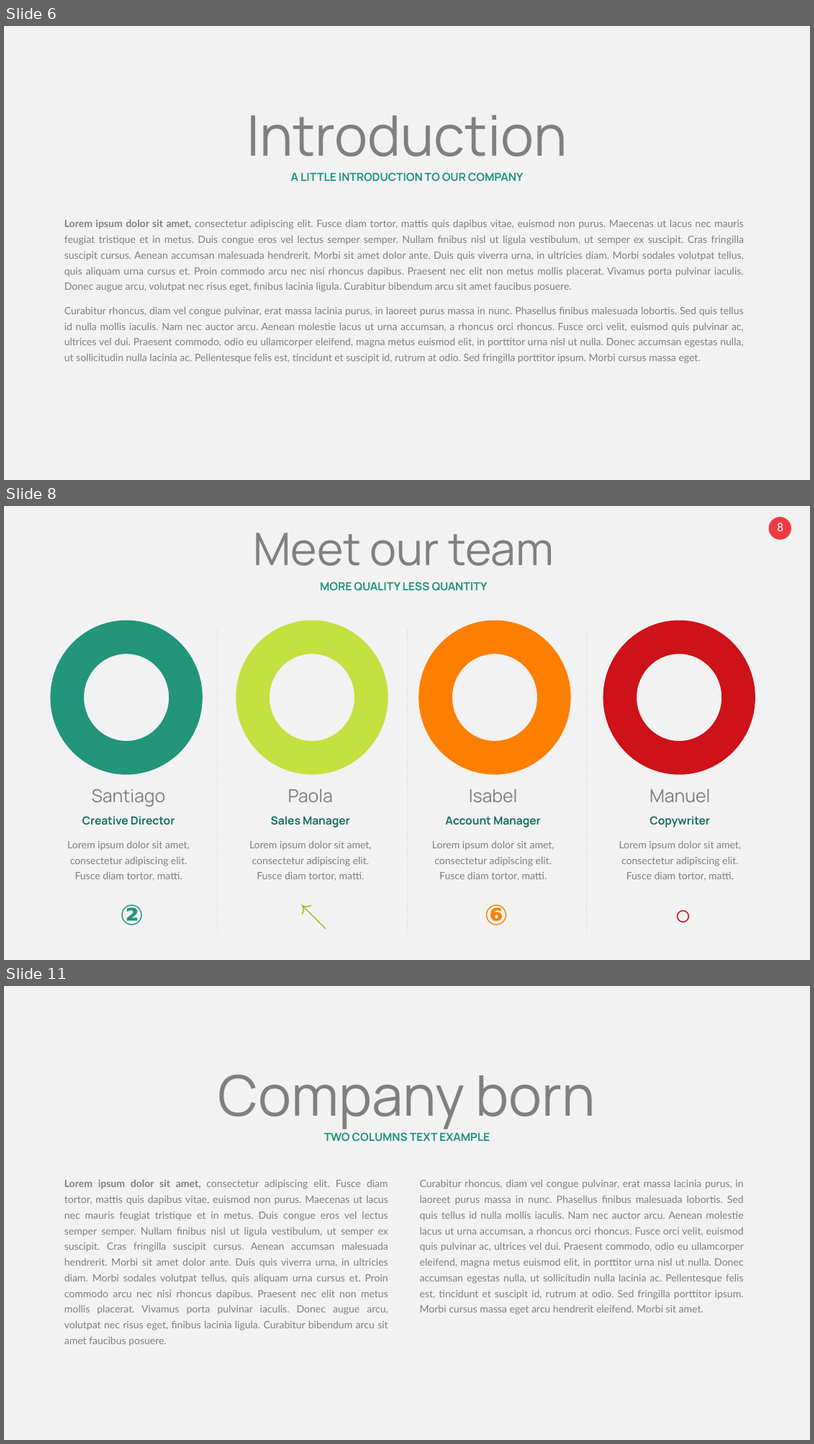
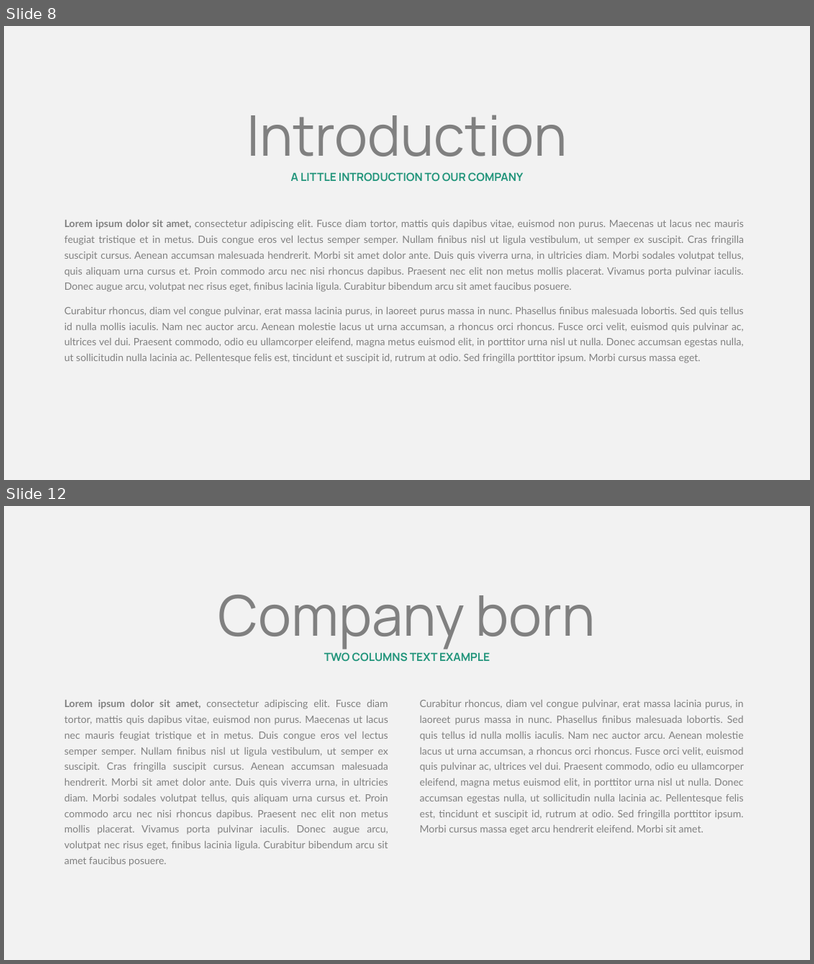
Before and after one commit to vieyrapy/book_minizoo, a slide deck: mzcj_presentacion.pptx. Shown one above the other, each under a label of ours: slides 6, 8 and 11 before the commit, slides 8 and 12 after it; the slides between them are not shown. The pictures are 814x1444 and 814x964 pixels, drawn with LibreOffice and Linux fonts; fonts in the diff are those of the drawing. Boxes give left, top, right and bottom in pixels: in the first picture for what was removed or moved away, otherwise in the second. Text is boxed around its words. In the diff, an @@ line names an element or a change of style, - is before the commit and + after.

```diff
--- a/mzcj_presentacion.pptx
+++ b/mzcj_presentacion.pptx
@@ slide 8 removed at [4,506,810,960], background #F2F2F2 @@
@@ rounded rectangle removed at [769,518,792,540] @@
@@ page number removed at [777,523,784,531] @@
-8
@@ text removed at [254,533,554,566] @@
-Meet our team
@@ text removed at [320,582,488,591] @@
-MORE QUALITY LESS QUANTITY
@@ line removed from (218, 628) to (218, 934) @@
@@ line removed from (407, 628) to (407, 934) @@
@@ line removed from (587, 628) to (587, 934) @@
@@ ellipse removed at [67,636,185,757] @@
@@ ellipse removed at [253,636,372,757] @@
@@ ellipse removed at [435,636,554,757] @@
@@ ellipse removed at [620,636,738,757] @@
@@ text removed at [92,789,166,806] @@
-Santiago
@@ text removed at [288,789,333,802] @@
-Paola
@@ text removed at [469,789,518,802] @@
-Isabel
@@ text removed at [650,789,710,802] @@
-Manuel
@@ text removed at [82,816,175,825] @@
-Creative Director
@@ text removed at [271,816,350,827] @@
-Sales Manager
@@ text removed at [445,816,541,827] @@
-Account Manager
@@ text removed at [650,816,710,827] @@
-Copywriter
@@ text removed at [67,841,190,880] @@
-Lorem ipsum dolor sit amet, consectetur adipiscing elit. Fusce diam tortor, matti.
@@ text removed at [250,841,372,880] @@
-Lorem ipsum dolor sit amet, consectetur adipiscing elit. Fusce diam tortor, matti.
@@ text removed at [432,841,555,880] @@
-Lorem ipsum dolor sit amet, consectetur adipiscing elit. Fusce diam tortor, matti.
@@ text removed at [620,841,741,880] @@
-Lorem ipsum dolor sit amet, consectetur adipiscing elit. Fusce diam tortor, matti.
@@ text removed at [293,893,335,934] @@
-↖
@@ text removed at [662,893,705,934] @@
-○
@@ text removed at [120,904,144,925] @@
-②
@@ text removed at [485,904,509,925] @@
-⑥
@@ what was slide 6 is now slide 8 @@
@@ what was slide 11 is now slide 12 @@
```
Also in this commit, not shown: 13 slides changed, 3 slides added, 1 other slide removed.
